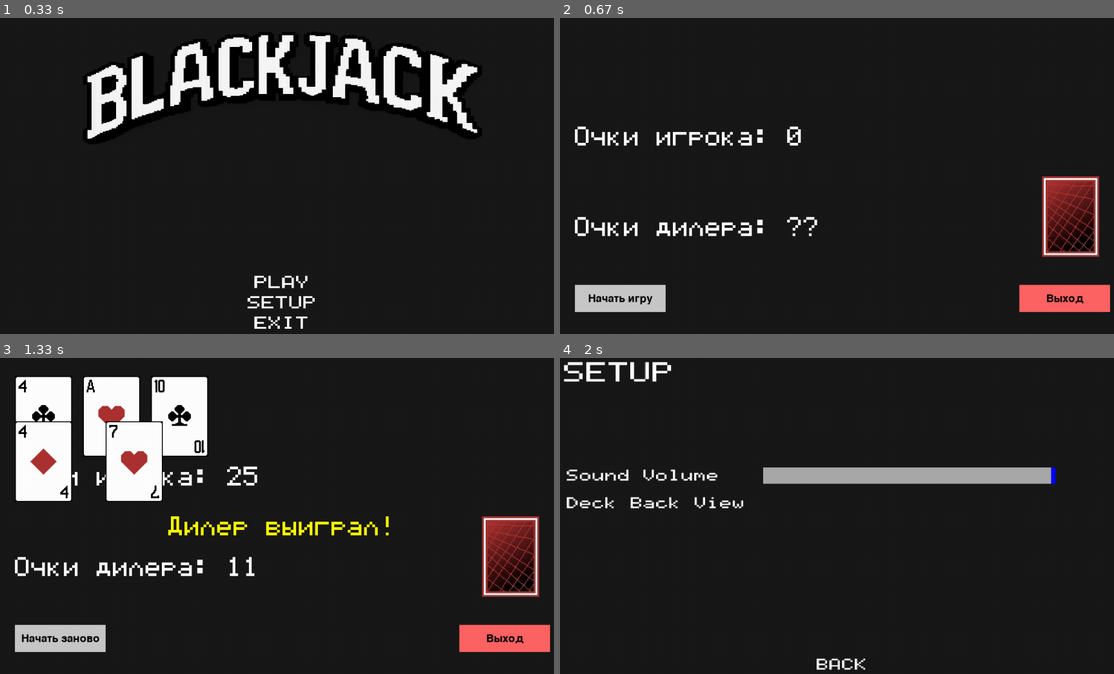
Above: before the commit, frames 1-4 (two rows, left to right).
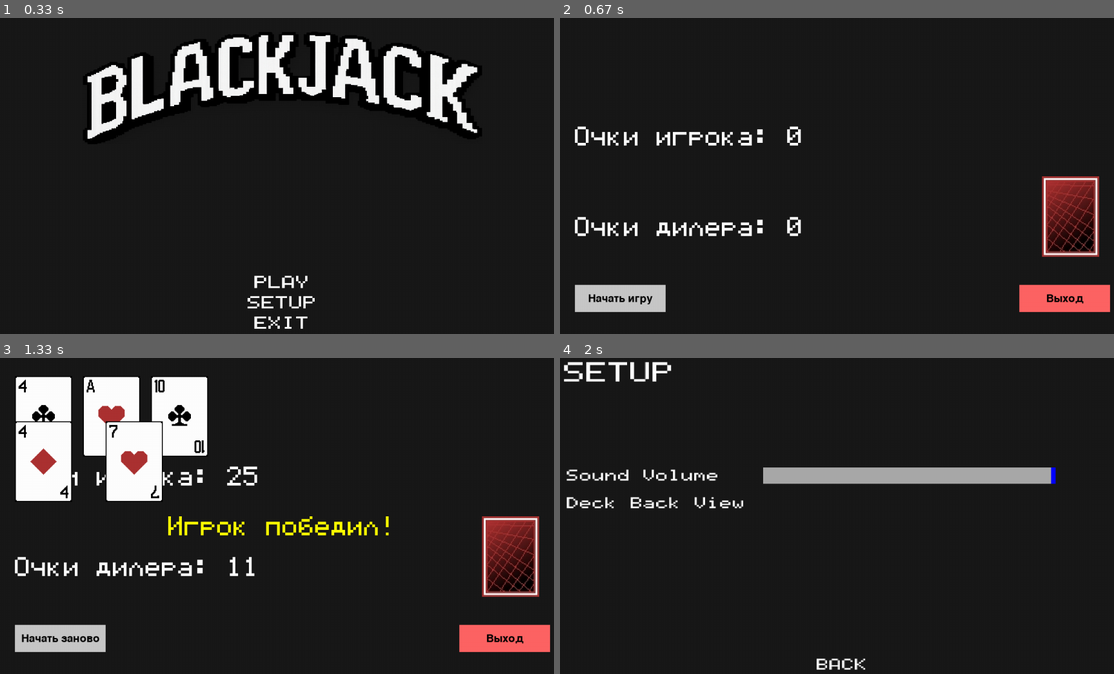
Above: after the commit, the same moments.

Repository: sureock/Pygame-Blackjack
Game: pygame game, started from blackjack/screen.py
Same seed, same stepped clock (60 frames per second), same inputs: the game is played once before the commit and once after it.
Inputs (mouse positions are in pixels of both pictures, inside the frame that each line leads up to):
- Up to frame 1 (0.33 s): no input
- Up to frame 2 (0.67 s): click "PLAY" at 0.38 s
- Up to frame 3 (1.33 s): click "Начать игру" at 0.72 s; click "Взять карту" at 1.05 s
- Up to frame 4 (2 s): click (1053, 629) at 1.38 s; click "SETUP" at 1.72 s

Frame 1 is identical in both runs. In frame 2, 0.1% of the frame differs, in the area x 40-47%, y 62-70%; in frame 3, 0.7%, in the area x 30-66%, y 50-57%; in frame 4, nothing differs.

Commit message:
Fixed game.py bug with always clickable buttons

Diff:
--- a/blackjack/game.py
+++ b/blackjack/game.py
@@ -39,10 +39,10 @@
 
     winner_text = ""  # текст победителя
     game_started = False
-    game_over = False
+    game_over = True
 
     start_button = Button(50, HEIGHT - 120, 200, 60, "Начать игру")
-    issue_a_card_button = Button(WIDTH // 2 - 100,
+    card_button = Button(WIDTH // 2 - 100,
                                  HEIGHT - 160, 200, 60, "Взять карту")
     pass_button = Button(WIDTH // 2 - 100, HEIGHT - 80, 200, 60, "Пас",
                          color=(255, 100, 100), hover_color=(255, 150, 150))
@@ -88,7 +88,7 @@
                 quit()
             # --- Начать игру / Начать заново ---
             if event.type == pygame.MOUSEBUTTONDOWN and event.button == 1:
-                if start_button.is_clicked(mouse_pos, True):
+                if start_button.is_clicked(mouse_pos, True) and game_over:
                     game_started = True
                     game_over = False
                     winner_text = ""
@@ -112,7 +112,7 @@
                     DILER = calculate_score(dealer_hand)
 
                 # --- Игрок берёт карту ---
-                if issue_a_card_button.is_clicked(mouse_pos, True):
+                if card_button.is_clicked(mouse_pos, True) and not game_over:
                     draw_player()
 
                     PLAYER = calculate_score(player_hand)
@@ -122,7 +122,7 @@
                         game_over = True
 
                 # --- Игрок пасует ---
-                if pass_button.is_clicked(mouse_pos, True):
+                if pass_button.is_clicked(mouse_pos, True) and not game_over:
                     while DILER < 16:
                         draw_dealer()
 
@@ -132,13 +132,13 @@
                 if DILER > 21:
                     winner_text = "Игрок выиграл!"
 
-                if DILER > PLAYER and game_over and pass_button.is_clicked(mouse_pos, True):
+                if DILER > PLAYER and game_over:
                     winner_text = "Дилер выиграл!"
 
-                if DILER == PLAYER and game_over and pass_button.is_clicked(mouse_pos, True):
+                if DILER == PLAYER and game_over:
                     winner_text = "Ничья!"
 
-                if DILER < PLAYER and game_over and pass_button.is_clicked(mouse_pos, True):
+                if DILER < PLAYER and game_over:
                     winner_text = "Игрок победил!"
 
                 # --- Выход ---
@@ -204,12 +204,15 @@
             screen.blit(card_surface, anim.current_pos)
 
         # Очки дилера (показываем только после паса или если игрок проиграл)
-        dealer_score_text = font.render(f"Очки дилера: {DILER if game_over else '??'}", True, white)
+        dealer_text = f"Очки дилера: {DILER if game_over else '??'}"
+        dealer_score_text = font.render(dealer_text, True, white)
         screen.blit(dealer_score_text, (50, 450))
 
         if winner_text:
             winner_render = font.render(winner_text, True, (255, 255, 0))
-            screen.blit(winner_render, (WIDTH // 2 - winner_render.get_width() // 2, HEIGHT // 2))
+            screen.blit(winner_render,
+                        (WIDTH // 2 - winner_render.get_width() // 2,
+                         HEIGHT // 2))
 
         exit_button.draw(screen)
         if not game_started:
@@ -217,7 +220,7 @@
 
         # Кнопки "Взять карту" и "Пас" активны только во время игры
         if game_started and not game_over:
-            issue_a_card_button.draw(screen)
+            card_button.draw(screen)
             pass_button.draw(screen)
         if game_started and game_over:
             start_again_button.draw(screen)
--- a/blackjack/menu.py
+++ b/blackjack/menu.py
@@ -9,12 +9,6 @@
 
 
 def start():
-
-    # music = pygame.mixer.music
-    # music.load("Play Roulette.mp3")
-    # music.play(loops=-1)
-    # pygame.mixer.music.load("Play Roulette.mp3")
-    # pygame.mixer.music.play()
 
     button_surface = pygame.Surface((0, 0))
     screen = pygame.display.set_mode((0, 0), pygame.FULLSCREEN)
